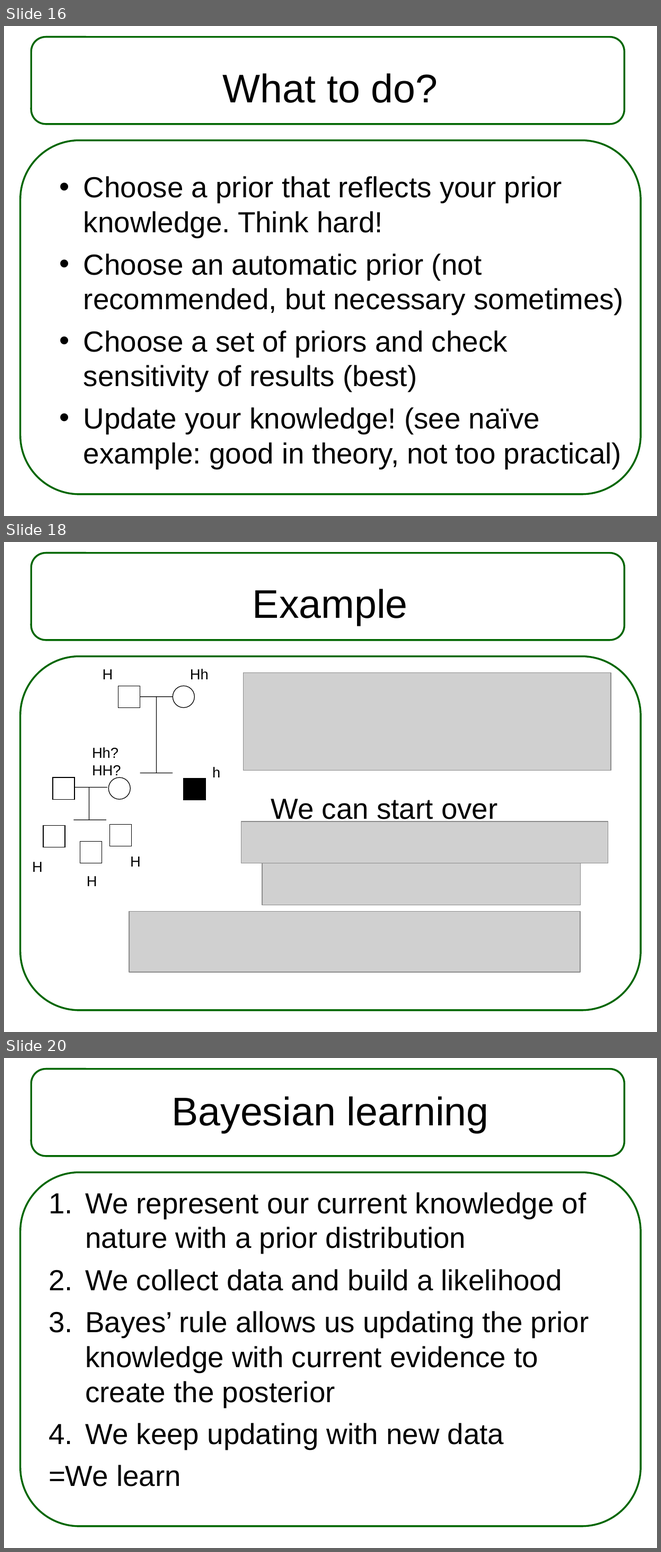
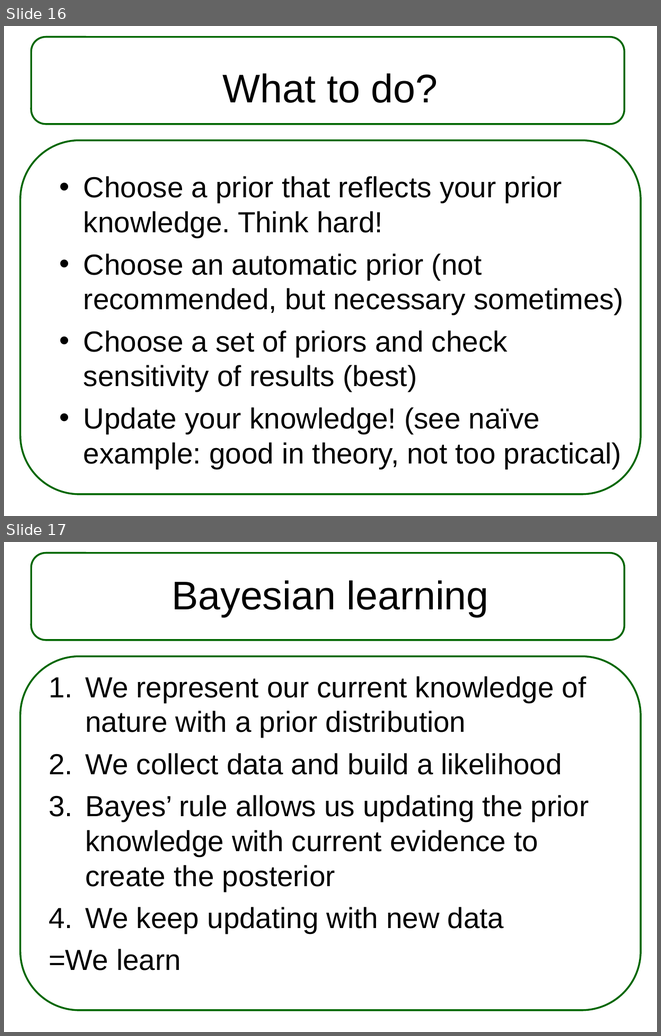
Before and after one commit to steibelj/CSTAT, a slide deck: 1 Introduction and Bayesian inference.pptx. Shown one above the other, each under a label of ours: slides 16, 18 and 20 before the commit, slides 16 and 17 after it; the slides between them are not shown. The pictures are 661x1552 and 661x1036 pixels, drawn with LibreOffice and Linux fonts; fonts in the diff are those of the drawing; grey boxes stand for pictures. Boxes give left, top, right and bottom in pixels: in the first picture for what was removed or moved away, otherwise in the second. Text is boxed around its words. In the diff, an @@ line names an element or a change of style, - is before the commit and + after.

```diff
--- a/1 Introduction and Bayesian inference.pptx
+++ b/1 Introduction and Bayesian inference.pptx
@@ slide 18 removed at (x1=4, y1=542, x2=657, y2=1032), background #FFFFFF; not listed: 2 template elements that a slide beside it also shows @@
@@ title removed at (x1=253, y1=589, x2=408, y2=626) @@
-Example
@@ text removed at (x1=190, y1=669, x2=209, y2=679) @@
-Hh
@@ text removed at (x1=103, y1=669, x2=113, y2=679) @@
-H
@@ picture removed at (x1=244, y1=672, x2=611, y2=770) @@
@@ rectangle removed at (x1=118, y1=686, x2=140, y2=707) @@
@@ line removed from (140, 697) to (173, 697) @@
@@ line removed from (156, 697) to (156, 773) @@
@@ ellipse removed at (x1=173, y1=686, x2=194, y2=707) @@
@@ text removed at (x1=92, y1=747, x2=121, y2=778) @@
-Hh?
-HH?
@@ rectangle removed at (x1=53, y1=777, x2=74, y2=799) @@
@@ ellipse removed at (x1=108, y1=777, x2=130, y2=799) @@
@@ line removed from (140, 773) to (173, 773) @@
@@ rectangle removed at (x1=184, y1=778, x2=205, y2=800) @@
@@ text removed at (x1=212, y1=767, x2=220, y2=777) @@
-h
@@ line removed from (74, 787) to (107, 787) @@
@@ line removed from (89, 787) to (89, 820) @@
@@ text removed at (x1=271, y1=799, x2=498, y2=824) @@
-We can start over again!
@@ rectangle removed at (x1=43, y1=826, x2=65, y2=847) @@
@@ line removed from (74, 820) to (106, 820) @@
@@ rectangle removed at (x1=110, y1=824, x2=131, y2=846) @@
@@ picture removed at (x1=241, y1=821, x2=608, y2=863) @@
@@ rectangle removed at (x1=80, y1=841, x2=102, y2=863) @@
@@ text removed at (x1=130, y1=856, x2=141, y2=866) @@
-H
@@ text removed at (x1=32, y1=862, x2=43, y2=872) @@
-H
@@ picture removed at (x1=262, y1=863, x2=581, y2=905) @@
@@ text removed at (x1=87, y1=876, x2=97, y2=886) @@
-H
@@ picture removed at (x1=130, y1=911, x2=581, y2=972) @@
@@ what was slide 20 is now slide 17 @@
```
Also in this commit, not shown: 1 slide changed, 1 slide added, 4 other slides removed.
